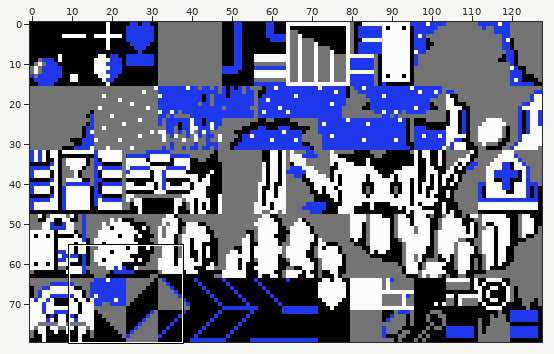
A sprite sheet gets an edit: assets/images/tilesets/tiles-spooky.png. Above, an overview of the earlier version with the close-up marked.
Close-up. Before the commit:
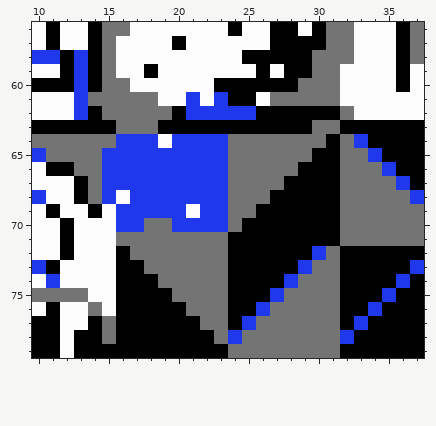
The file is 128x80 pixels. Shown: x 10..37, y 56..79.
After the commit:
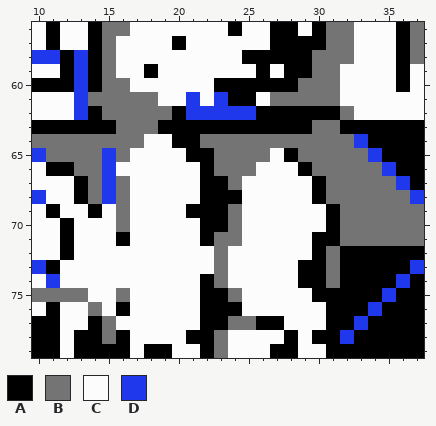
Palette (. is transparent): A #000000  B #747474  C #fcfcfc  D #2038ec
Difference:
Colour B gives way to colour A in row 65 at x 28; in row 68 at x 24; in row 71 at x 16 and 22; in row 73 at x 30; in row 74 at x 22 and 29 to 30; in row 75 at x 22 to 23 and 30 to 31.
Colour B gives way to colour A in row 76 at x 22 to 23 and 31; in row 77 at x 22 to 23, 26 to 27 and 31; in row 78 at x 28 and 30 to 31; in row 79 at x 27 to 28 and 31.
Colour C gives way to colour A in row 69 at x 21.
Colour D gives way to colour A in row 64 at x 20 to 21; in row 65 at x 21 to 22; in row 66 at x 22; in rows 67 to 70 at x 22 to 23; in row 72 at x 30; in row 73 at x 29.
Colour A gives way to colour B in row 64 at x 31; in rows 65 to 66 at x 30 to 31; in rows 67 to 68 at x 31; in row 71 at x 24; in row 75 at x 16 and 24; in row 77 at x 24.
Colour A gives way to colour B in row 79 at x 23.
Colour C gives way to colour B in row 68 at x 16.
Colour D gives way to colour B in row 64 at x 16 to 17 and 22 to 23; in row 65 at x 16 and 23; in row 66 at x 23; in row 67 at x 16; in rows 69 to 70 at x 16; in row 77 at x 25.
Colour A gives way to colour C in row 67 at x 28 to 29; in row 68 at x 27 to 29; in row 69 at x 26 to 30; in row 70 at x 25 to 30; in row 71 at x 25 to 29; in row 72 at x 16 and 24 to 29.
Colour A gives way to colour C in row 73 at x 16 to 17 and 24 to 28; in row 74 at x 16 to 18 and 24 to 27; in row 75 at x 17 to 19 and 25 to 26; in row 76 at x 17 to 20 and 25; in row 77 at x 16 to 21; in row 78 at x 17 to 20.
Colour A gives way to colour C in row 79 at x 17 and 20 to 21.
Colour B gives way to colour C in row 65 at x 27; in row 66 at x 26 to 28; in row 67 at x 25 to 27; in row 68 at x 25 to 26; in row 69 at x 25; in row 70 at x 18 to 19.
Colour B gives way to colour C in row 71 at x 17 to 21; in row 72 at x 17 to 22; in row 73 at x 18 to 22; in row 74 at x 19 to 21; in row 75 at x 20 to 21 and 28 to 29; in row 76 at x 21 and 27 to 30.
Colour B gives way to colour C in row 77 at x 28 to 30; in row 78 at x 25 to 27 and 29; in row 79 at x 24 to 26 and 29 to 30.
Colour D gives way to colour C in row 64 at x 18; in row 65 at x 17 to 20; in row 66 at x 16 to 21; in rows 67 to 68 at x 17 to 21; in row 69 at x 17 to 20; in row 70 at x 17 and 20 to 21.
Colour D gives way to colour C in row 74 at x 28; in row 75 at x 27; in row 76 at x 26; in row 78 at x 24.
Boxes around the changes in both close-ups, in picture pixels (x1, y1, x2, y2):
changed: (116, 134, 340, 358)
